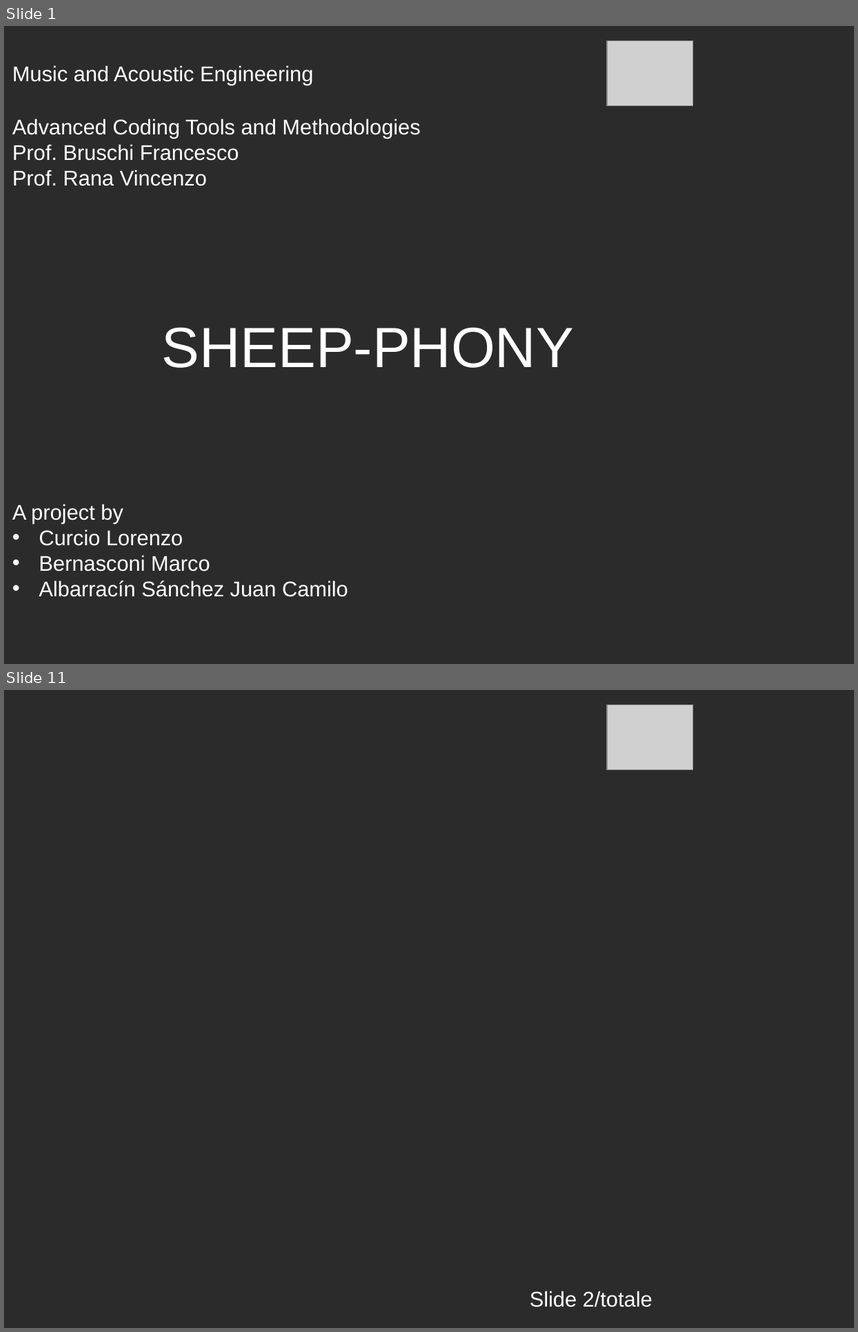
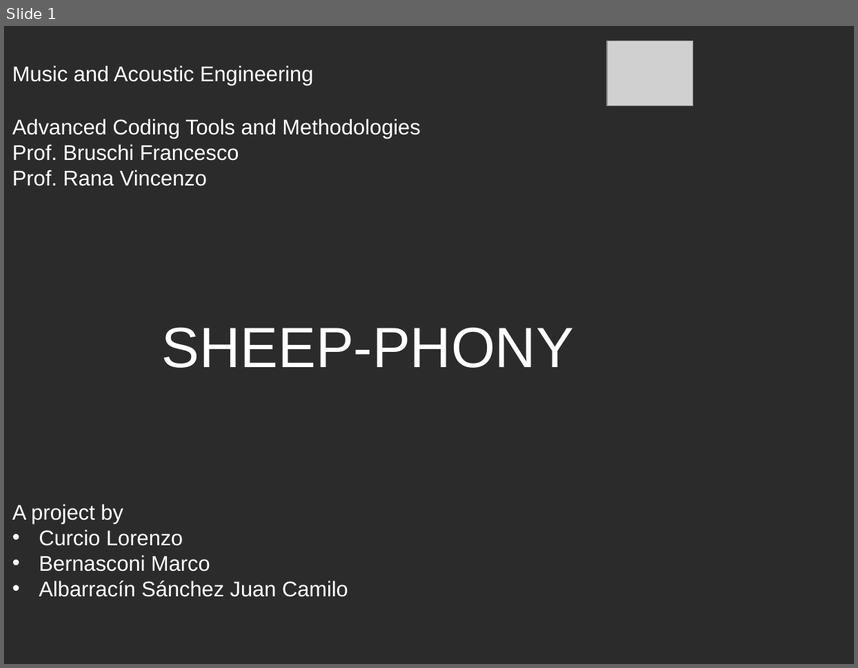
Before and after one commit to LorenzoCurcio/Progetto-ACTAM, a slide deck: Presentazione.pptx. Shown one above the other, each under a label of ours: slides 1 and 11 before the commit, slide 1 after it; the slides between them are not shown. The pictures are 858x1332 and 858x668 pixels, drawn with LibreOffice and Linux fonts; fonts in the diff are those of the drawing; grey boxes stand for pictures; background and template pictures are left out; a plain dark background stands for a picture behind light text. Boxes give left, top, right and bottom in pixels: in the first picture for what was removed or moved away, otherwise in the second. Text is boxed around its words. In the diff, an @@ line names an element or a change of style, - is before the commit and + after.

```diff
--- a/Presentazione.pptx
+++ b/Presentazione.pptx
@@ slide 11 removed at box(4, 690, 854, 1328), background picture (left out) @@
@@ picture removed at box(606, 704, 693, 770) @@
@@ text removed at box(530, 1290, 653, 1307) @@
-Slide 2/totale
```
Also in this commit, not shown: 9 slides changed, 2 slides added, 1 other slide removed, 1 other file.
